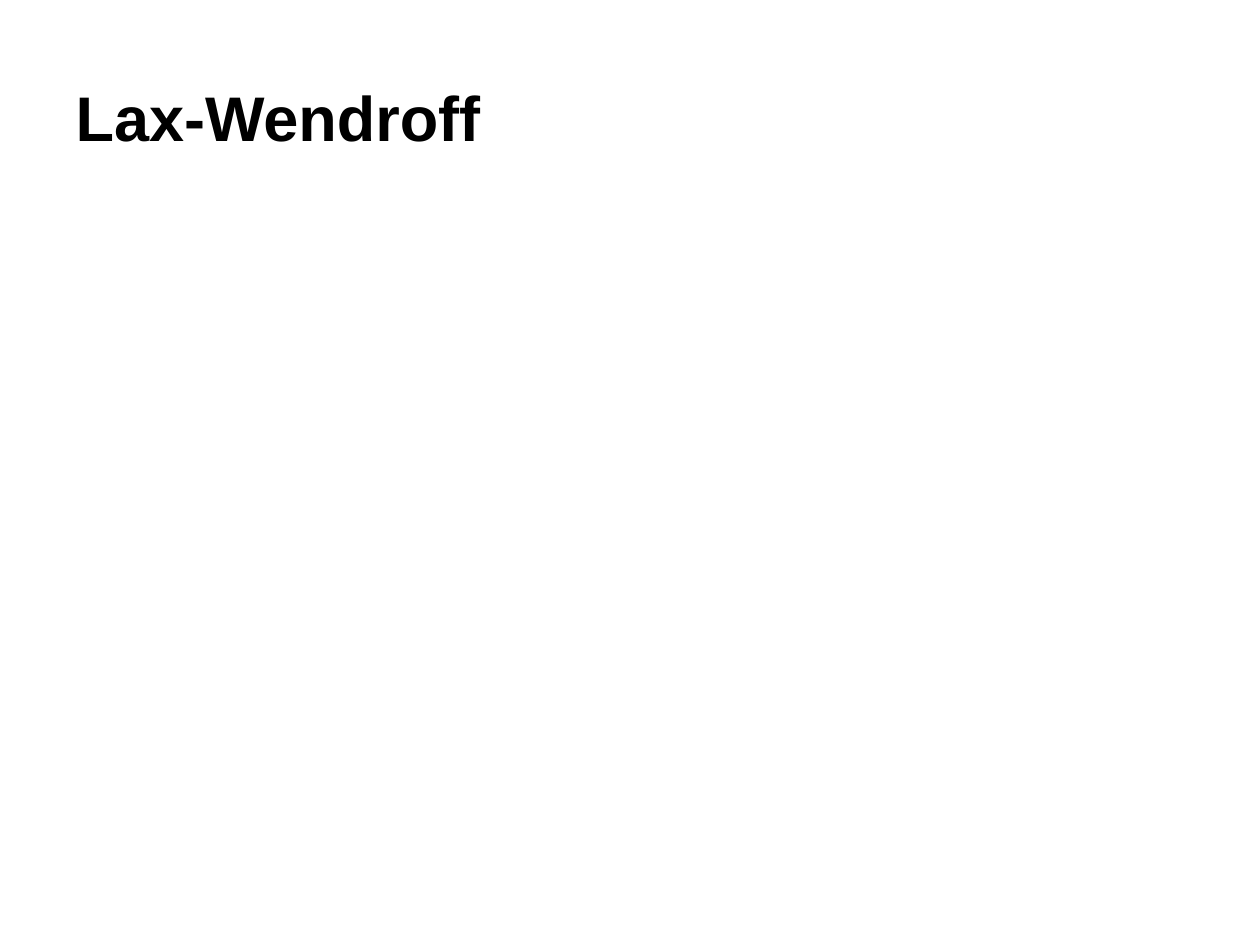
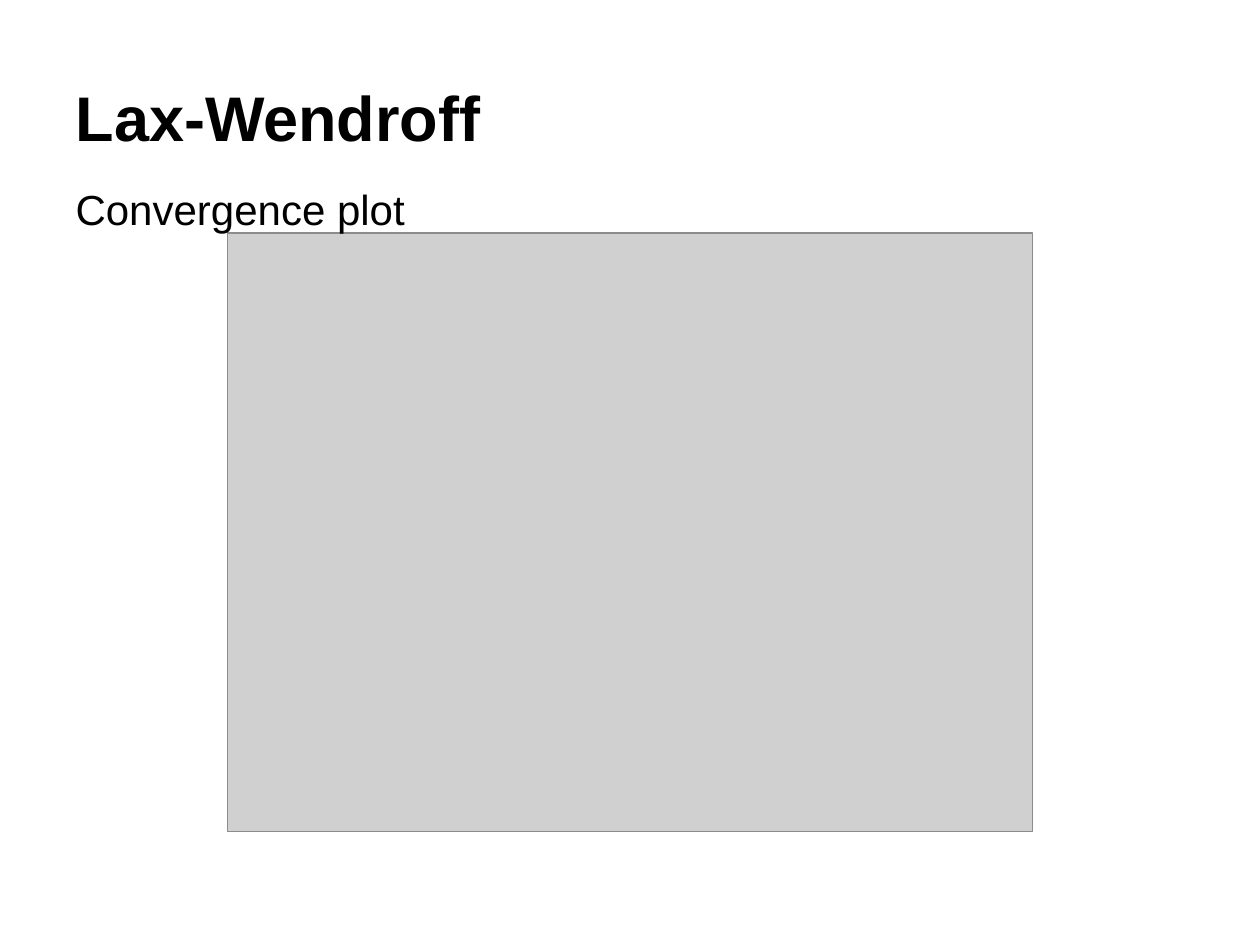
Before and after one commit to astridlangsrud/NumDifffff, a slide deck: slide 8 of bra_presentasjon.pptx (slide 4 before the commit). Drawn at 1260x945 pixels with LibreOffice and Linux fonts; fonts in the diff are those of the drawing; grey boxes stand for pictures; background and template pictures are left out. Boxes give left, top, right and bottom in pixels: in the first picture for what was removed or moved away, otherwise in the second. Text is boxed around its words. In the diff, an @@ line names an element or a change of style, - is before the commit and + after.

Commit message:
powerpoint

```diff
--- a/bra_presentasjon.pptx
+++ b/bra_presentasjon.pptx
@@ text added at [76,194,405,234], 24 pt, text #000000 @@
+Convergence plot
@@ picture added at [228,233,1033,832] @@
```
Also in this commit, not shown: 5 slides added, 1 slide removed, 1 other file.
